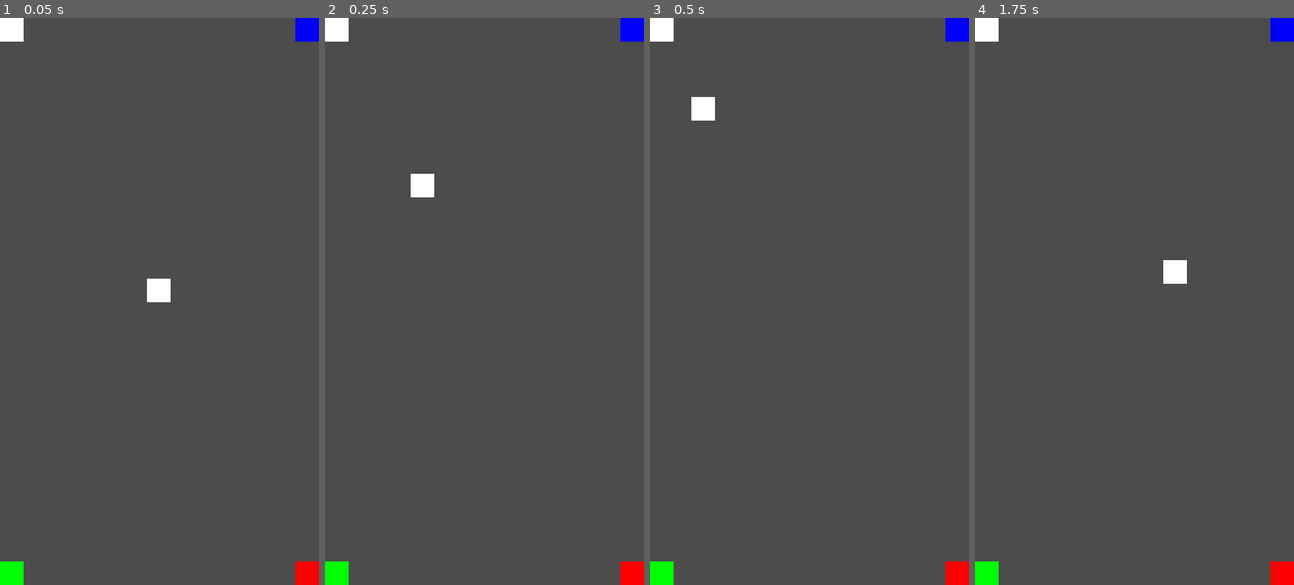
Above: before the commit, frames 1-4 (left to right).
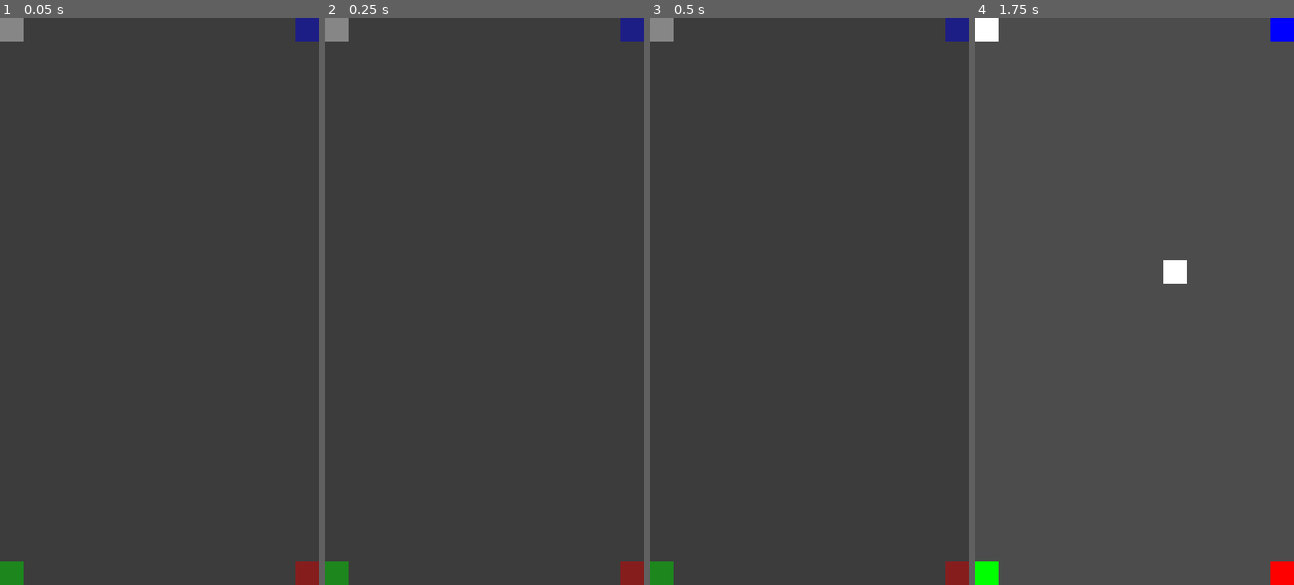
Above: after the commit, the same moments.

Repository: Kiel97/easy-jam-8bits-to-infinity
Game: Godot game, scene res://Game.tscn
The game is run twice, just before and just after one commit, with the same random seed, the same clock (stepped at 60 frames per second) and the same inputs.
Inputs (mouse positions are in pixels of both pictures, inside the frame that each line leads up to):
- Up to frame 1 (0.05 s): no input
- Up to frame 2 (0.25 s): no input
- Up to frame 3 (0.5 s): no input
- Up to frame 4 (1.75 s): click (1134, 301) at 0.52 s; move the mouse to (1204, 273) at 1.27 s

The runs differ from the first frame. In frame 1, 1.5% of the frame differs, in the area x 0-100%, y 0-100%; in frame 2, 1.5%; in frame 3, 1.5%; in frame 4, nothing differs.

Commit message:
Implemented basic new game and game over, put huge button on screen

Diff:
--- a/Game.gd
+++ b/Game.gd
@@ -8,17 +8,7 @@
 func _ready():
 	randomize()
 	get_viewport().warp_mouse($Player.position)
-
-func _on_Bin_shard_collected():
-	score += 1
-	print("Score: ", score)
-
-func _on_Bin_wrong_color():
-	print("Game over")
-	if ($Player):
-		$Player.queue_free()
-		self.is_playing = false
-	print("Your score is: ", score)
+	$Player.visible = false
 
 func _on_JunkTimer_timeout():
 	$JunkGenerator/JunkPath/JunkPathSpawner.offset = randi()
@@ -38,3 +28,28 @@
 	else:
 		$JunkGenerator/JunkTimer.autostart = true
 		$JunkGenerator/JunkTimer.start()
+
+func new_game():
+	$CanvasLayer/Control/TextureButton.visible = false
+	for child in $Junk.get_children():
+		child.queue_free()
+	score = 0
+	$Player.visible = true
+	is_playing = true
+
+func game_over():
+	print("Game over")
+	$Player.visible = false
+	self.is_playing = false
+	$CanvasLayer/Control/TextureButton.visible = true
+	print("Your score is: ", score)
+
+func _on_TextureButton_pressed():
+	new_game()
+
+func _on_Bin_shard_collected():
+	score += 1
+	print("Score: ", score)
+
+func _on_Bin_wrong_color():
+	game_over()
--- a/Game.tscn
+++ b/Game.tscn
@@ -1,9 +1,10 @@
-[gd_scene load_steps=8 format=2]
+[gd_scene load_steps=9 format=2]
 
 [ext_resource path="res://Player.tscn" type="PackedScene" id=1]
 [ext_resource path="res://Game.gd" type="Script" id=2]
 [ext_resource path="res://Shard.tscn" type="PackedScene" id=3]
 [ext_resource path="res://Bin.tscn" type="PackedScene" id=4]
+[ext_resource path="res://square8x8.png" type="Texture" id=5]
 
 [sub_resource type="RectangleShape2D" id=1]
 extents = Vector2( 80, 20 )
@@ -115,6 +116,29 @@
 
 [node name="Player" parent="." instance=ExtResource( 1 )]
 collision_mask = 7
+
+[node name="CanvasLayer" type="CanvasLayer" parent="."]
+
+[node name="Control" type="Control" parent="CanvasLayer"]
+anchor_right = 1.0
+anchor_bottom = 1.0
+__meta__ = {
+"_edit_use_anchors_": false
+}
+
+[node name="TextureButton" type="TextureButton" parent="CanvasLayer/Control"]
+modulate = Color( 0.196078, 0.196078, 0.196078, 0.588235 )
+anchor_right = 1.0
+anchor_bottom = 1.0
+texture_normal = ExtResource( 5 )
+texture_pressed = ExtResource( 5 )
+texture_hover = ExtResource( 5 )
+texture_disabled = ExtResource( 5 )
+texture_focused = ExtResource( 5 )
+expand = true
+__meta__ = {
+"_edit_use_anchors_": false
+}
 [connection signal="shard_collected" from="Bins/WhiteBin" to="." method="_on_Bin_shard_collected"]
 [connection signal="wrong_color" from="Bins/WhiteBin" to="." method="_on_Bin_wrong_color"]
 [connection signal="shard_collected" from="Bins/BlueBin" to="." method="_on_Bin_shard_collected"]
@@ -124,3 +148,4 @@
 [connection signal="shard_collected" from="Bins/GreenBin" to="." method="_on_Bin_shard_collected"]
 [connection signal="wrong_color" from="Bins/GreenBin" to="." method="_on_Bin_wrong_color"]
 [connection signal="timeout" from="JunkGenerator/JunkTimer" to="." method="_on_JunkTimer_timeout"]
+[connection signal="pressed" from="CanvasLayer/Control/TextureButton" to="." method="_on_TextureButton_pressed"]
